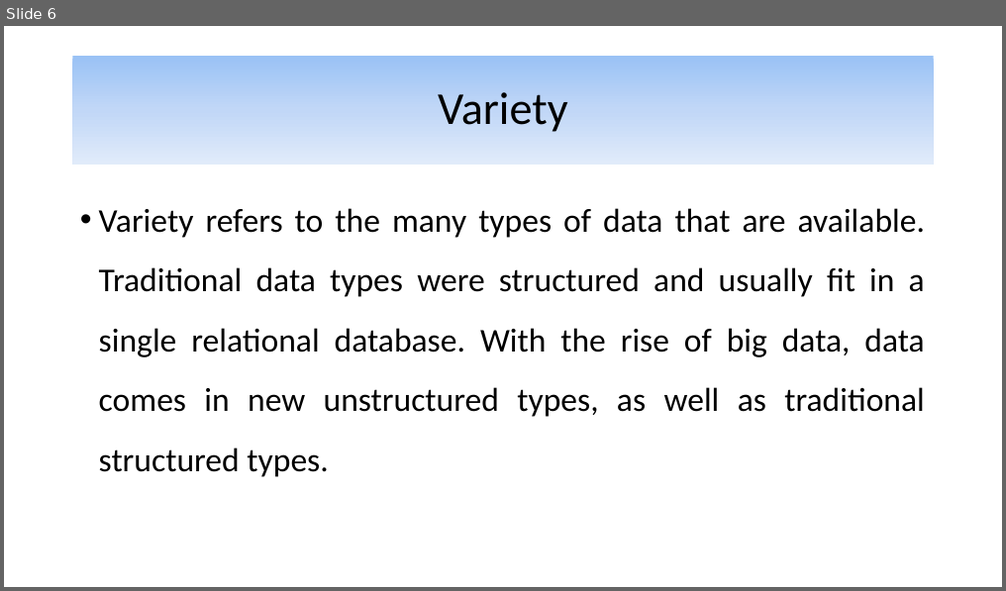
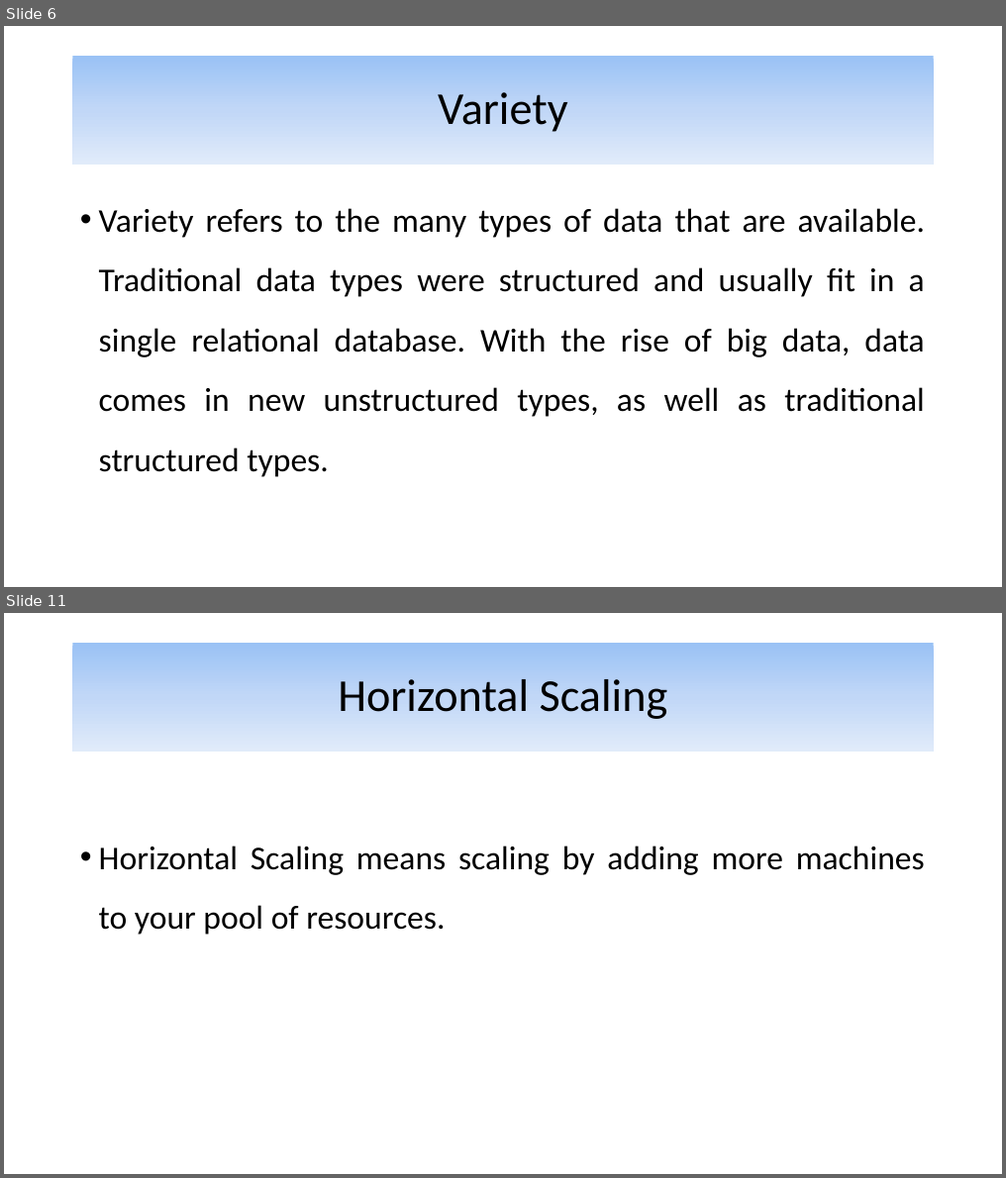
Before and after one commit to alijfri99/presentations, a slide deck: Advanced DBMS Presentation.pptx. Shown one above the other, each under a label of ours: slide 6 before the commit, slides 6 and 11 after it; the slides between them are not shown. The pictures are 1006x591 and 1006x1178 pixels, drawn with LibreOffice and Linux fonts; fonts in the diff are those of the drawing. Boxes give left, top, right and bottom in pixels: in the first picture for what was removed or moved away, otherwise in the second. Text is boxed around its words. In the diff, an @@ line names an element or a change of style, - is before the commit and + after.

Commit message:
Finished types of scaling

```diff
--- a/Advanced DBMS Presentation.pptx
+++ b/Advanced DBMS Presentation.pptx
@@ slide 11 added at <box>4,613,1002,1174</box>, background #FFFFFF @@
@@ title added at <box>73,643,934,752</box>, fill gradient #9AC3F5 to #C2D8F8 to #E1EBFB, 44 pt, text #000000 @@
+Horizontal Scaling
@@ text added at <box>99,846,925,935</box>, 32 pt, text #000000 @@
+• Horizontal Scaling means scaling by adding more machines to your pool of resources.
```
Also in this commit, not shown: 7 other slides added.
